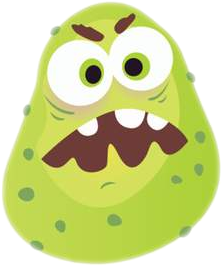
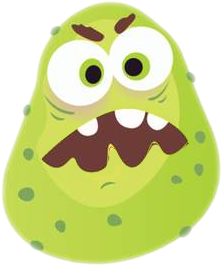
Comparing the layer stacks of the two 222 × 267 images. Changes:
hid "Layer 1" over [40, 99, 193, 184]
added layer "Mouth" above "Mouth1" over [41, 108, 188, 176]
added layer "Mouth1" above "Mouth3" over [42, 124, 189, 167]
added layer "Mouth3" above "Layer 5 copy" over [62, 134, 166, 159]
added layer "Layer 5 copy" above "Layer 5" over [109, 146, 115, 149]
added layer "Background" over [40, 99, 193, 184]
